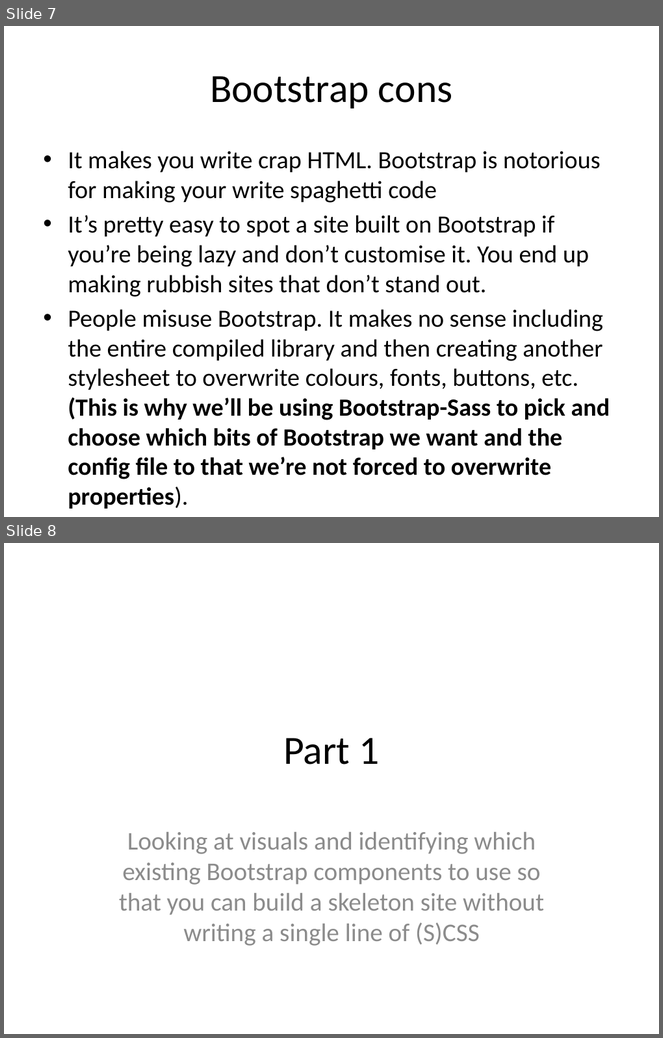
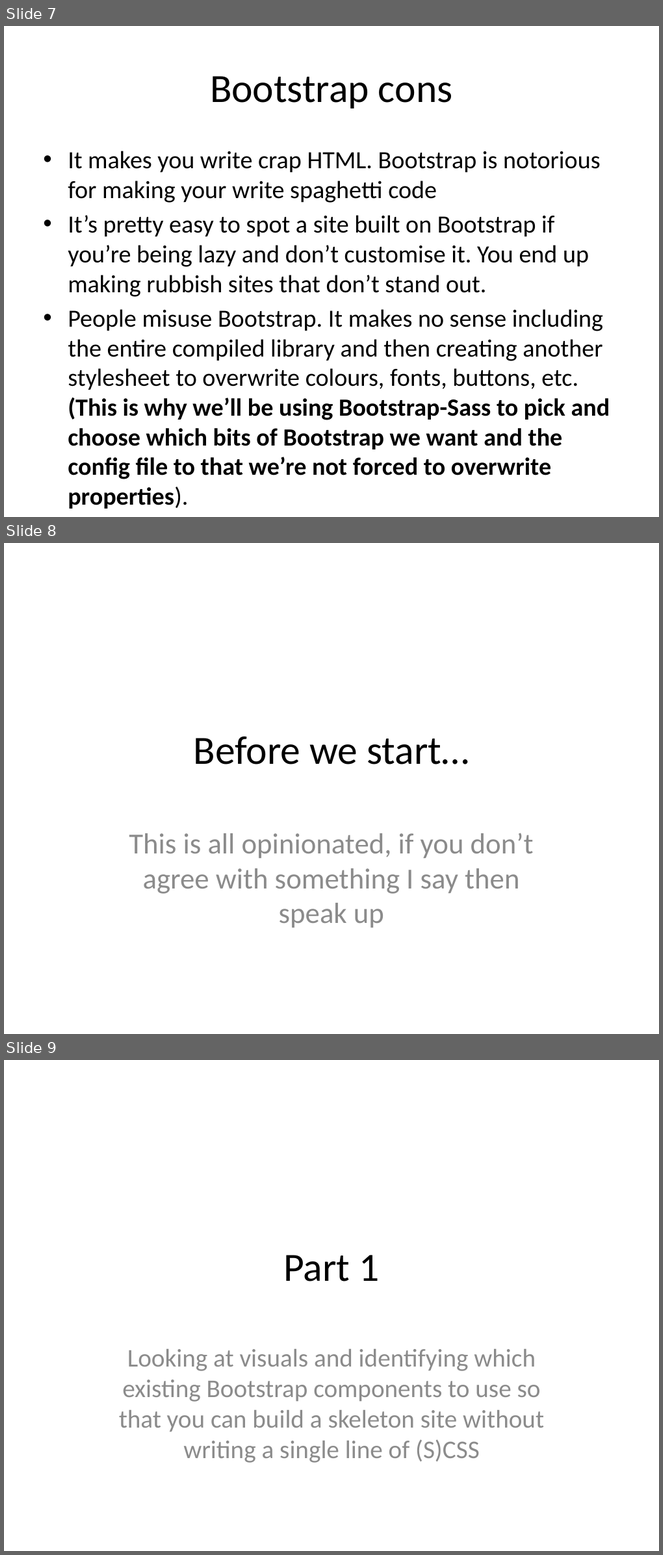
Before and after one commit to mogusbi/bootstrap-for-dummies, a slide deck: presentation.pptx. Shown one above the other, each under a label of ours: slides 7 and 8 before the commit, slides 7, 8 and 9 after it. The pictures are 663x1038 and 663x1555 pixels, drawn with LibreOffice and Linux fonts; fonts in the diff are those of the drawing. Boxes give left, top, right and bottom in pixels: in the first picture for what was removed or moved away, otherwise in the second. Text is boxed around its words. In the diff, an @@ line names an element or a change of style, - is before the commit and + after.

```diff
--- a/presentation.pptx
+++ b/presentation.pptx
@@ slide 8 added at [4, 543, 659, 1034], background #FFFFFF @@
@@ title added at [194, 736, 469, 765], 44 pt, text #000000 @@
+Before we start…
@@ subtitle added at [129, 833, 534, 928], 32 pt, text #8C8C8C @@
+This is all opinionated, if you don’t agree with something I say then speak up
@@ what was slide 8 is now slide 9 @@
```
Also in this commit, not shown: 2 other slides added.
